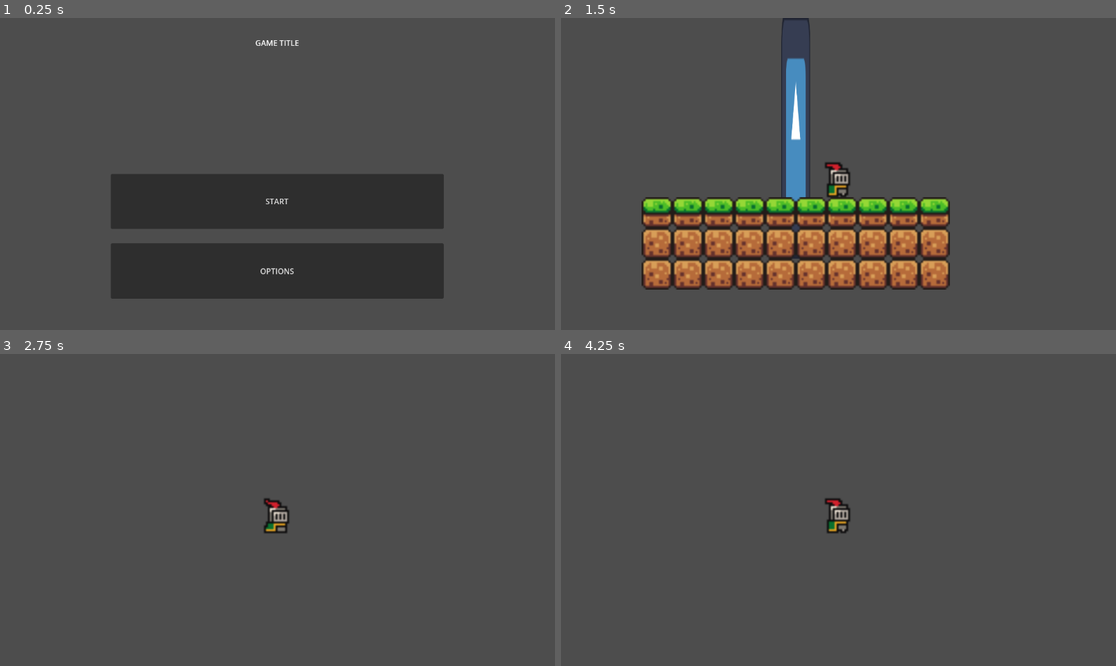
Above: before the commit, frames 1-4 (two rows, left to right).
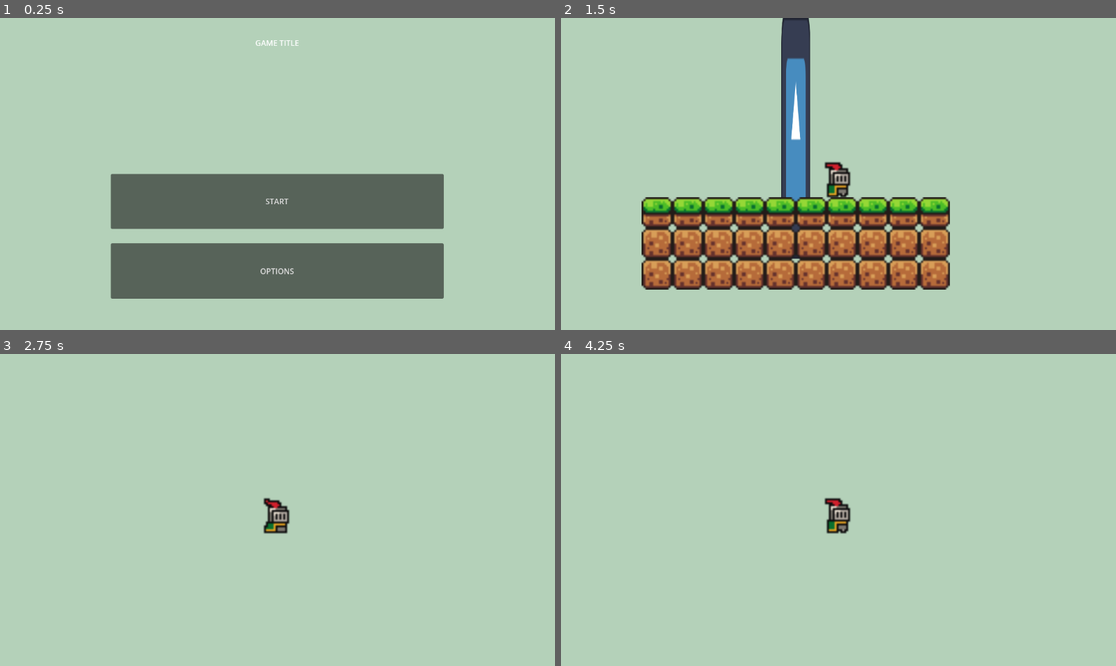
Above: after the commit, the same moments.

Repository: 0Strategist0/GodotWildJam
Game: Godot game, scene res://Main/main.tscn
The game is run twice, just before and just after one commit, with the same random seed, the same clock (stepped at 60 frames per second) and the same inputs. The engine's default icon, where the game draws it, is replaced by a stand-in: a white triangle on a blue panel in a dark square.
Inputs:
- Up to frame 1 (0.25 s): no input
- Up to frame 2 (1.5 s): click "START" at 0.5 s; hold D (right) from 1.28 s (still down)
- Up to frame 3 (2.75 s): keep holding D (right); tap Space (jump) at 1.52, 2.27 s
- Up to frame 4 (4.25 s): release D (right) at 2.78 s; hold A (left) 2.78-3.53 s; tap Enter at 3.5 s; hold D (right) from 3.53 s (still down); tap Space (jump) at 3.77 s

The runs differ from the first frame. In frame 1, 100% of the frame differs, in the area x 0-100%, y 0-100%; in frame 2, 81%; in frame 3, 100%; in frame 4, 100%.

Commit message:
Changed background and stuff
yeah

Diff:
--- a/GameScenes/Levels/starting_level.tscn
+++ b/GameScenes/Levels/starting_level.tscn
@@ -534,9 +534,9 @@
 offset_bottom = -174.0
 text = "Add a pushable block here"
 
-[node name="Polygon2D" type="Polygon2D" parent="."]
+[node name="Ground" type="Polygon2D" parent="."]
 color = Color(0, 0, 0, 1)
-polygon = PackedVector2Array(-128, -303, -96, -78, -95, 15, 143, 15, 144, -1, 2 …(224 unchanged characters)…
+polygon = PackedVector2Array(-118, -304, -96, -78, -95, 15, 143, 15, 144, -1, 2 …(224 unchanged characters)…
 
 [node name="Trees" type="Node2D" parent="."]
 
--- a/project.godot
+++ b/project.godot
@@ -66,3 +66,4 @@
 
 renderer/rendering_method="gl_compatibility"
 renderer/rendering_method.mobile="gl_compatibility"
+environment/defaults/default_clear_color=Color(0.7052, 0.82, 0.726247, 1)
